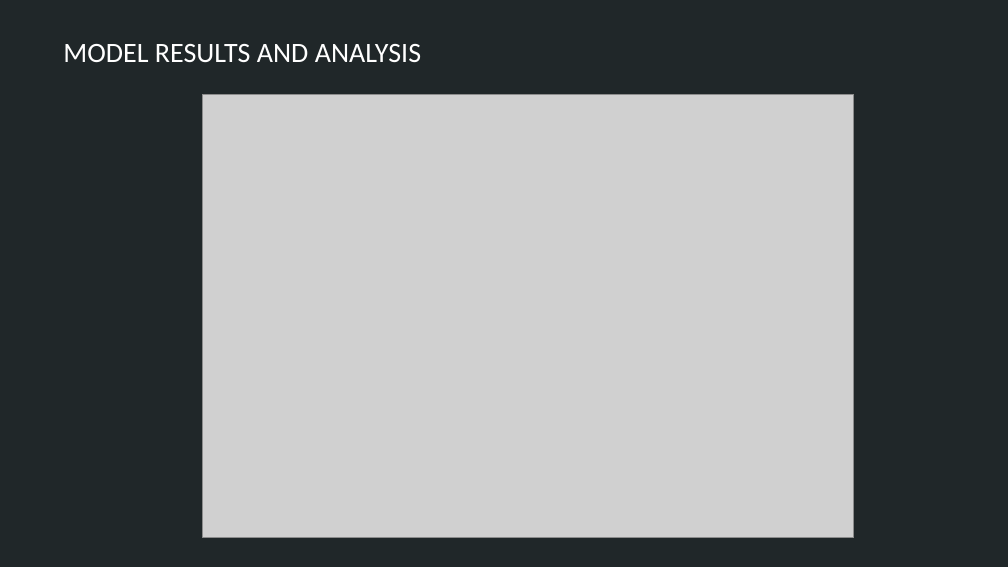
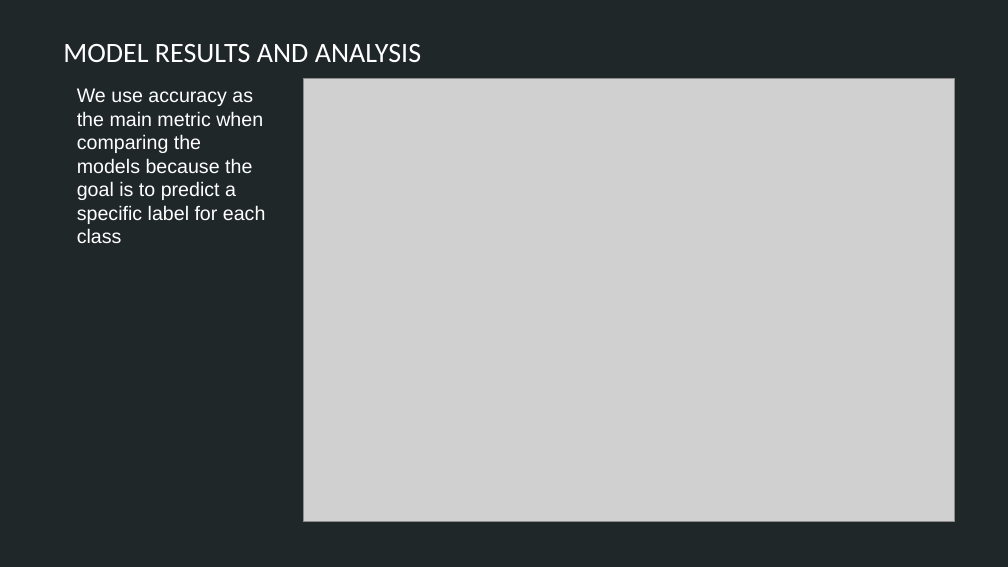
Before and after one commit to justinepicar/Art_Style_Classification, a slide deck: slide 18 of presentation/Art_Classification_ppt.pptx (slide 15 before the commit). Drawn at 1008x567 pixels with LibreOffice and Linux fonts; fonts in the diff are those of the drawing; grey boxes stand for pictures. Boxes give left, top, right and bottom in pixels: in the first picture for what was removed or moved away, otherwise in the second. Text is boxed around its words. In the diff, an @@ line names an element or a change of style, - is before the commit and + after.

```diff
--- a/presentation/Art_Classification_ppt.pptx
+++ b/presentation/Art_Classification_ppt.pptx
@@ text added at (x1=77, y1=88, x2=266, y2=243), 14 pt, text #FFFFFF @@
+We use accuracy as the main metric when comparing the models because the goal is to predict a specific label for each class
@@ picture moved from (x1=203, y1=94, x2=854, y2=537) to (x1=303, y1=79, x2=955, y2=522) @@
```
Also in this commit, not shown: 8 other slides changed, 5 slides added, 7 other files.
